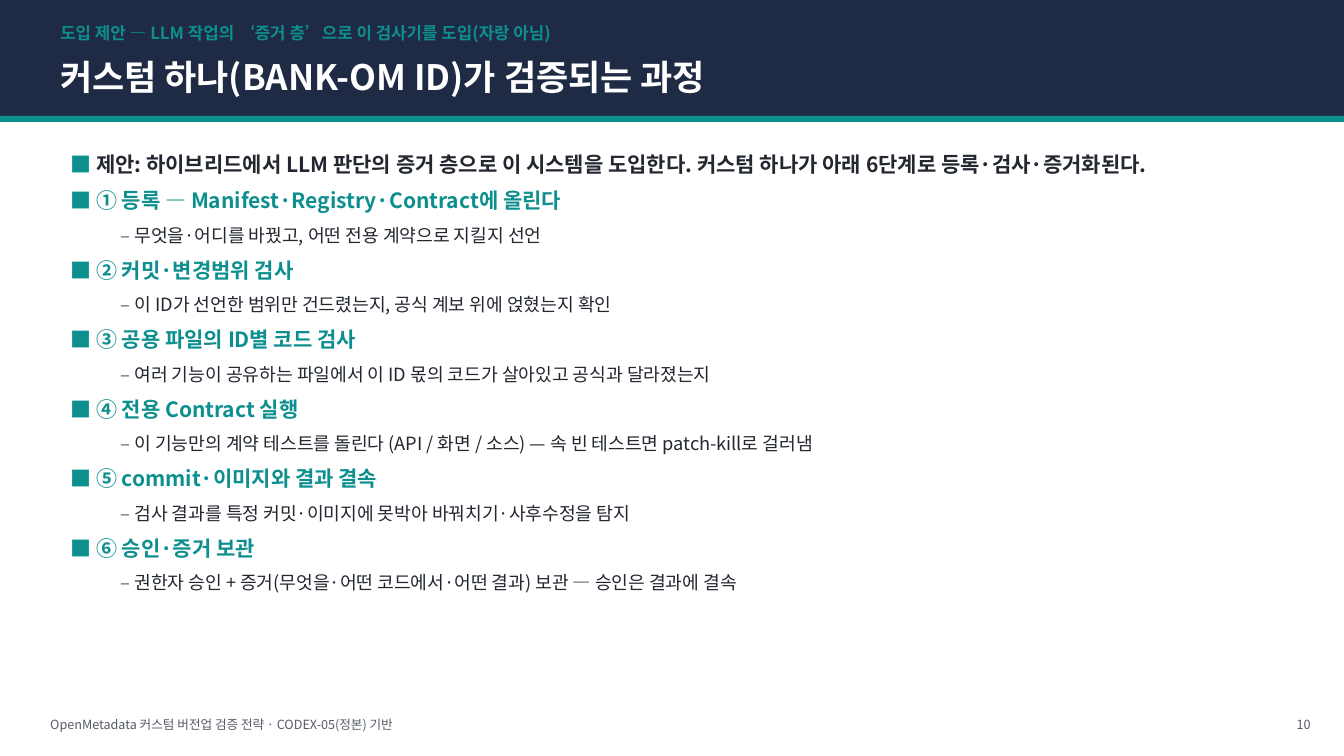
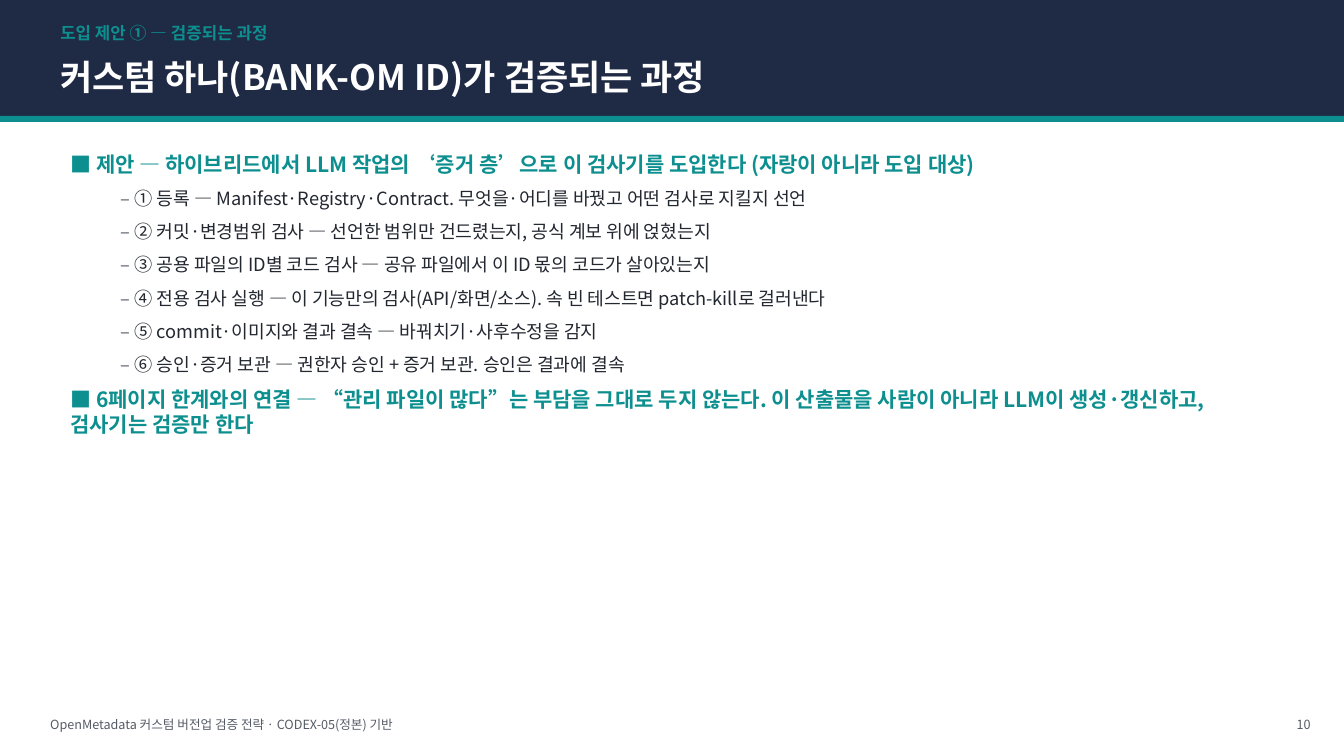
Before and after one commit to easyseop/openmetadata-lab-docs, a slide deck: slide 10 of docs/CODEX-05-전략발표.pptx. Drawn at 1344x756 pixels with LibreOffice and Linux fonts; fonts in the diff are those of the drawing. Boxes give left, top, right and bottom in pixels: in the first picture for what was removed or moved away, otherwise in the second. Text is boxed around its words. In the diff, an @@ line names an element or a change of style, - is before the commit and + after.

```diff
--- a/docs/CODEX-05-전략발표.pptx
+++ b/docs/CODEX-05-전략발표.pptx
@@ text at <box>60,25,268,41</box>: text changed @@
-도입 제안 — LLM 작업의 ‘증거 층’으로 이 검사기를 도입(자랑 아님)
+도입 제안 ① — 검증되는 과정
@@ text at <box>70,154,1205,434</box>: text changed @@
-■ 제안: 하이브리드에서 LLM 판단의 증거 층으로 이 시스템을 도입한다. 커스텀 하나가 아래 6단계로 등록·검사·증거화된다.
-■ ① 등록 — Manifest·Registry·Contract에 올린다
-  – 무엇을·어디를 바꿨고, 어떤 전용 계약으로 지킬지 선언
-■ ② 커밋·변경범위 검사
-  – 이 ID가 선언한 범위만 건드렸는지, 공식 계보 위에 얹혔는지 확인
-■ ③ 공용 파일의 ID별 코드 검사
-  – 여러 기능이 공유하는 파일에서 이 ID 몫의 코드가 살아있고 공식과 달라졌는지
-■ ④ 전용 Contract 실행
-  – 이 기능만의 계약 테스트를 돌린다 (API / 화면 / 소스) — 속 빈 테스트면 patch-kill로 걸러냄
-■ ⑤ commit·이미지와 결과 결속
-  – 검사 결과를 특정 커밋·이미지에 못박아 바꿔치기·사후수정을 탐지
-■ ⑥ 승인·증거 보관
-  – 권한자 승인 + 증거(무엇을·어떤 코드에서·어떤 결과) 보관 — 승인은 결과에 결속
+■ 제안 — 하이브리드에서 LLM 작업의 ‘증거 층’으로 이 검사기를 도입한다 (자랑이 아니라 도입 대상)
+  – ① 등록 — Manifest·Registry·Contract. 무엇을·어디를 바꿨고 어떤 검사로 지킬지 선언
+  – ② 커밋·변경범위 검사 — 선언한 범위만 건드렸는지, 공식 계보 위에 얹혔는지
+  – ③ 공용 파일의 ID별 코드 검사 — 공유 파일에서 이 ID 몫의 코드가 살아있는지
+  – ④ 전용 검사 실행 — 이 기능만의 검사(API/화면/소스). 속 빈 테스트면 patch-kill로 걸러낸다
+  – ⑤ commit·이미지와 결과 결속 — 바꿔치기·사후수정을 감지
+  – ⑥ 승인·증거 보관 — 권한자 승인 + 증거 보관. 승인은 결과에 결속
+■ 6페이지 한계와의 연결 — “관리 파일이 많다”는 부담을 그대로 두지 않는다. 이 산출물을 사람이 아니라 LLM이 생성·갱신하고, 검사기는 검증만 한다
```
Also in this commit, not shown: 13 other slides changed, 2 slides added, 1 slide removed, 2 other files.
